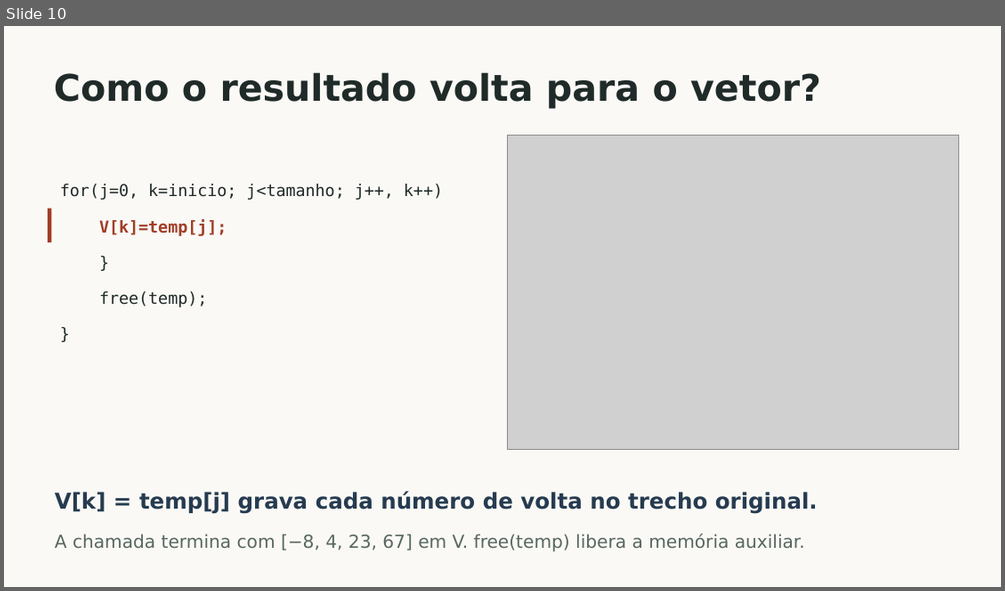
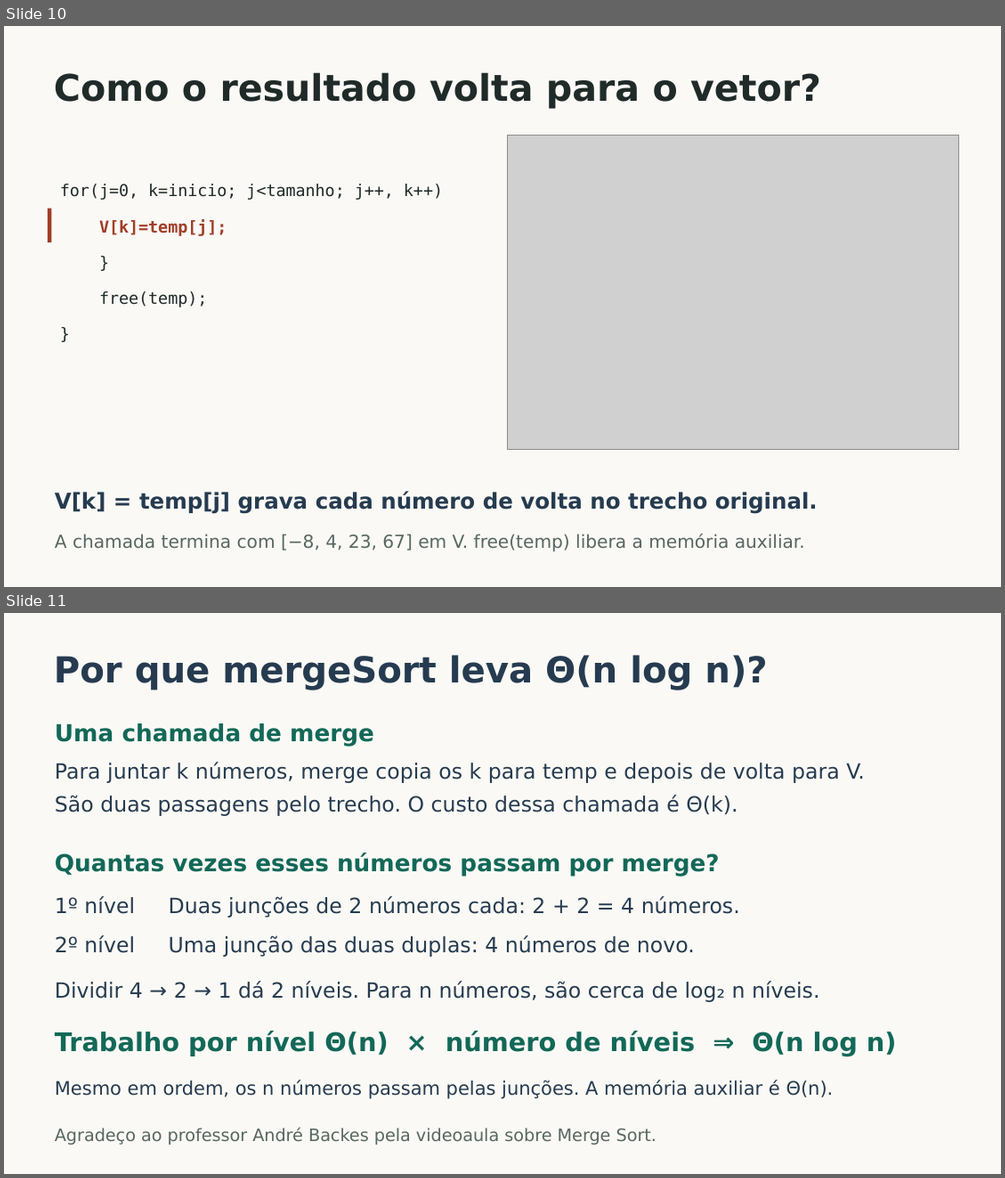
Before and after one commit to teus123321/Estudos, a slide deck: ifmt/estruturas-de-dados/Merge_Sort_em_C.pptx. Shown one above the other, each under a label of ours: slide 10 before the commit, slides 10 and 11 after it. The pictures are 1005x591 and 1005x1178 pixels, drawn with LibreOffice and Linux fonts; fonts in the diff are those of the drawing; grey boxes stand for pictures. Boxes give left, top, right and bottom in pixels: in the first picture for what was removed or moved away, otherwise in the second. Text is boxed around its words. In the diff, an @@ line names an element or a change of style, - is before the commit and + after.

Commit message:
Distingue o custo de merge do custo total de mergeSort

```diff
--- a/ifmt/estruturas-de-dados/Merge_Sort_em_C.pptx
+++ b/ifmt/estruturas-de-dados/Merge_Sort_em_C.pptx
@@ slide 11 added at (4,613,1001,1174), background #FAF9F5 @@
@@ text added at (54,655,767,690), 34.5 pt, text #263B50, bold @@
+Por que mergeSort leva Θ(n log n)?
@@ text added at (55,723,374,747), 22.5 pt, text #136857, bold @@
+Uma chamada de merge
@@ text added at (55,762,865,783), 20.2 pt, text #263B50 @@
+Para juntar k números, merge copia os k para temp e depois de volta para V.
@@ text added at (55,795,737,816), 20.2 pt, text #263B50 @@
+São duas passagens pelo trecho. O custo dessa chamada é Θ(k).
@@ text added at (55,852,720,876), 22.5 pt, text #136857, bold @@
+Quantas vezes esses números passam por merge?
@@ text added at (55,896,740,917), 20.2 pt, text #263B50 @@
+1º nível Duas junções de 2 números cada: 2 + 2 = 4 números.
@@ text added at (55,935,695,957), 20.2 pt, text #263B50 @@
+2º nível Uma junção das duas duplas: 4 números de novo.
@@ text added at (55,981,819,1002), 20.2 pt, text #263B50 @@
+Dividir 4 → 2 → 1 dá 2 níveis. Para n números, são cerca de log₂ n níveis.
@@ text added at (55,1030,897,1057), 24.8 pt, text #136857, bold @@
+Trabalho por nível Θ(n) × número de níveis ⇒ Θ(n log n)
@@ text added at (55,1079,833,1099), 18 pt, text #263B50 @@
+Mesmo em ordem, os n números passam pelas junções. A memória auxiliar é Θ(n).
@@ text added at (55,1127,656,1144), 16.5 pt, text #586761 @@
+Agradeço ao professor André Backes pela videoaula sobre Merge Sort.
```
Also in this commit, not shown: 1 slide removed.
